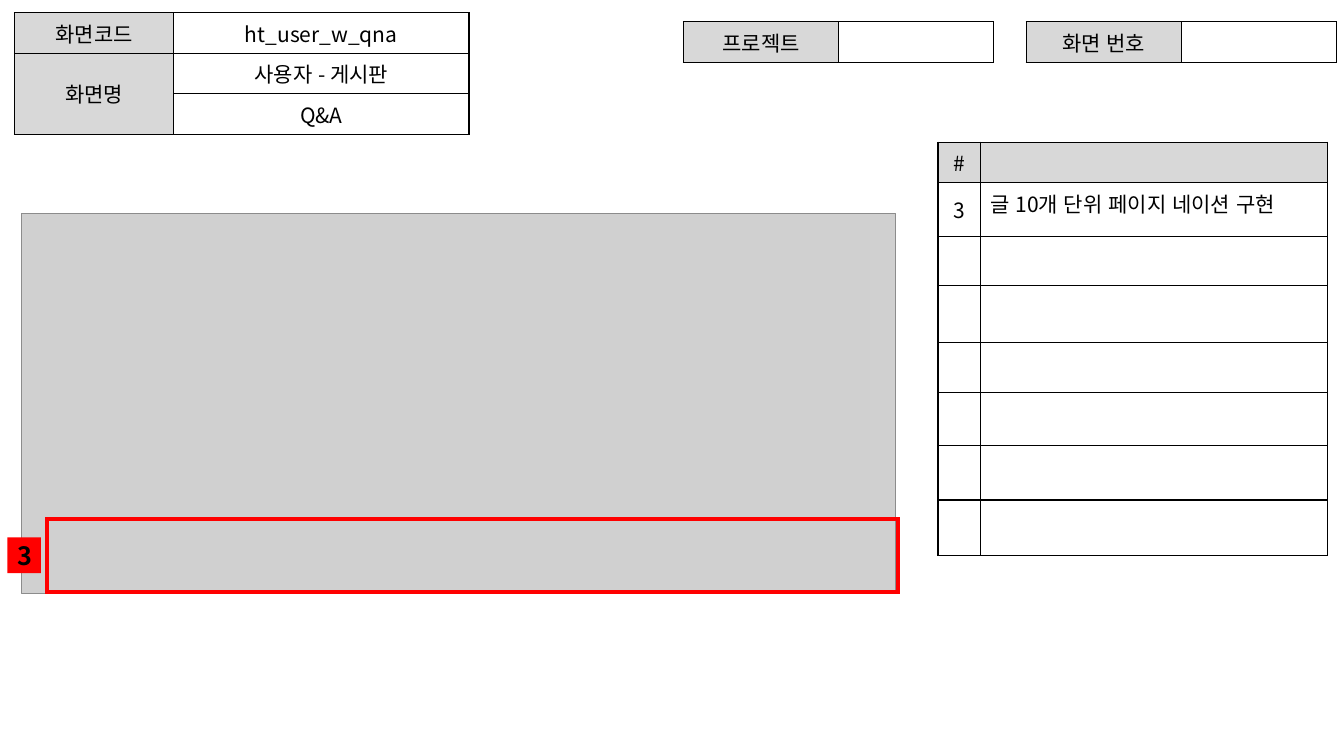
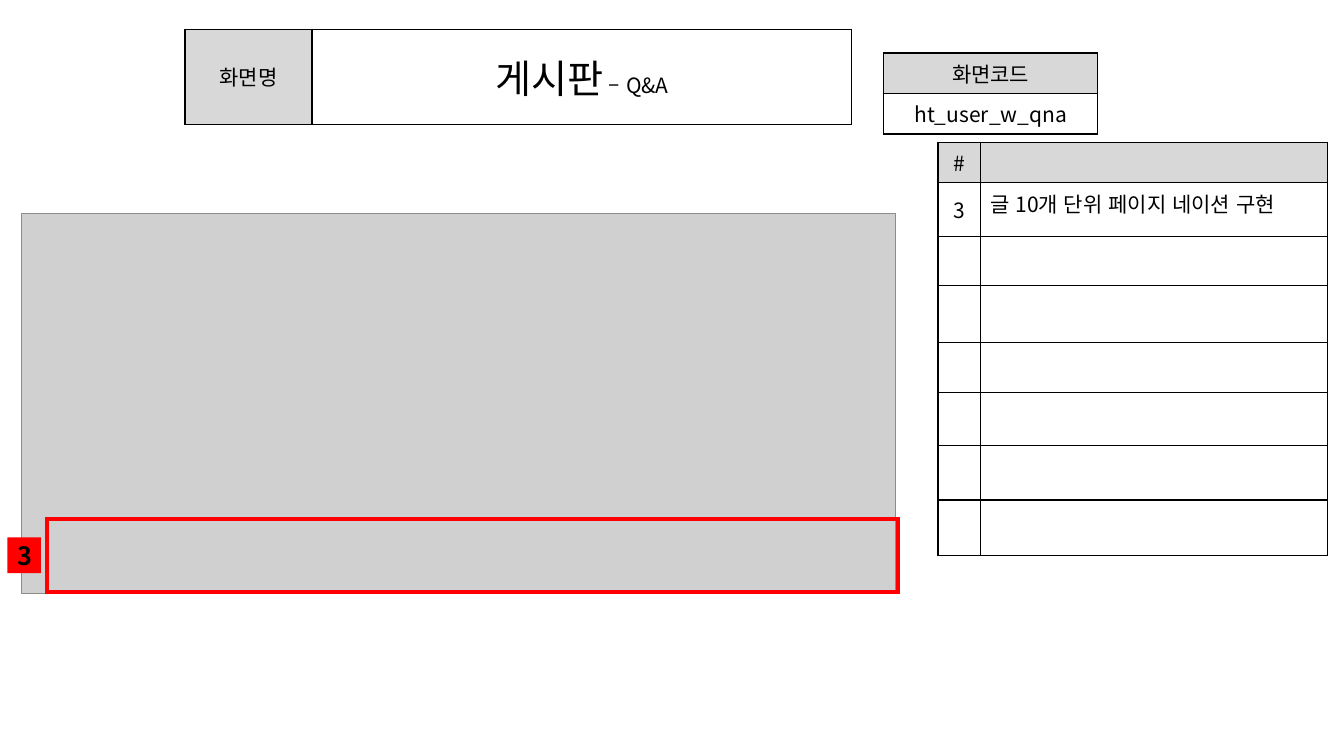
Before and after one commit to ezenteam2/e-Zone, a slide deck: slide 9 of 0 발표용 파워포인트/project05 - 파워포인트 종합 - 현태.pptx. Drawn at 1344x756 pixels with LibreOffice and Linux fonts; fonts in the diff are those of the drawing; grey boxes stand for pictures. Boxes give left, top, right and bottom in pixels: in the first picture for what was removed or moved away, otherwise in the second. Text is boxed around its words. In the diff, an @@ line names an element or a change of style, - is before the commit and + after.

```diff
--- a/0 발표용 파워포인트/project05 - 파워포인트 종합 - 현태.pptx
+++ b/0 발표용 파워포인트/project05 - 파워포인트 종합 - 현태.pptx
@@ table at (x1=186, y1=29, x2=852, y2=124) @@
-row 1: 화면코드 | ht_user_w_qna
-row 2: 화면명 | 사용자 - 게시판
-row 3:  | Q&A
+row 1: 화면명 | 게시판 – Q&A
@@ table resized from (x1=14, y1=13, x2=469, y2=131) to (x1=186, y1=29, x2=852, y2=124) @@
@@ table removed at (x1=684, y1=22, x2=994, y2=57), 1 rows, 2 columns @@
-프로젝트 | 
@@ table removed at (x1=1026, y1=22, x2=1337, y2=57), 1 rows, 2 columns @@
-화면 번호 | 
@@ table added at (x1=884, y1=53, x2=1099, y2=131), 2 rows, 1 columns @@
+화면코드
+ht_user_w_qna
```
Also in this commit, not shown: 20 other slides changed.
